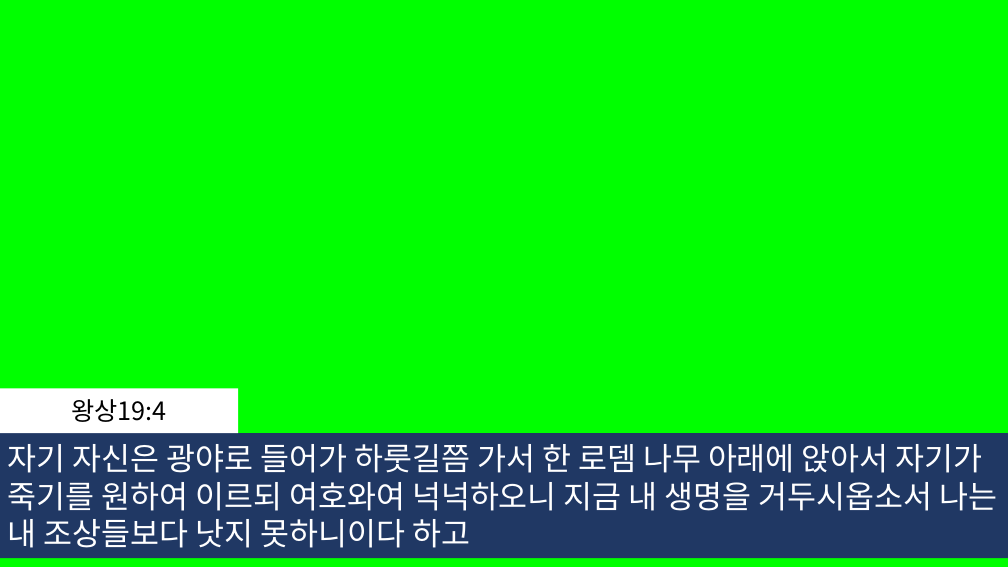
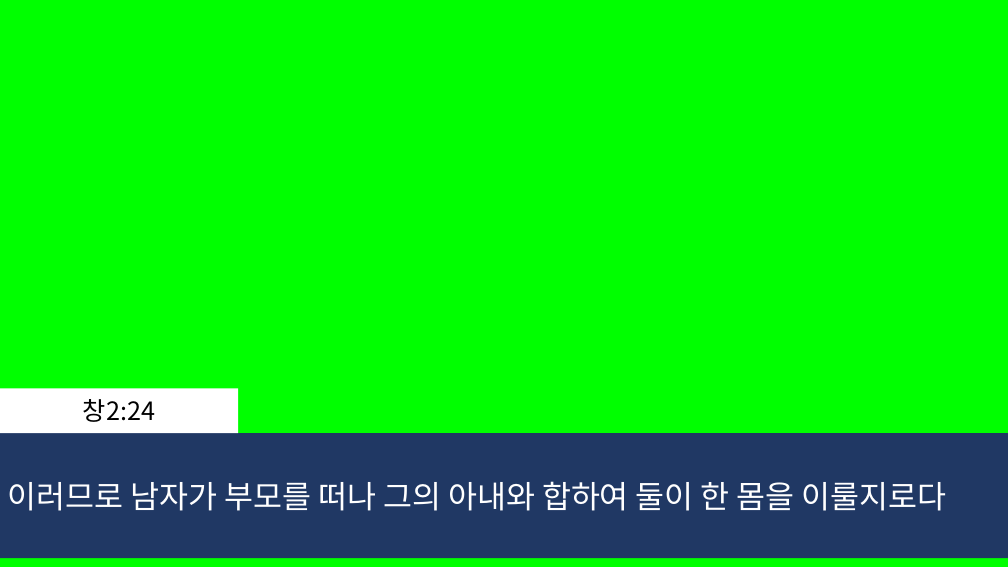
Before and after one commit to whizsavvy/evergreen_church, a slide deck: slide 98 of 2026-03-14_늘푸른교회_.pptx (slide 110 before the commit). Drawn at 1008x567 pixels with LibreOffice and Linux fonts; fonts in the diff are those of the drawing. Boxes give left, top, right and bottom in pixels: in the first picture for what was removed or moved away, otherwise in the second. Text is boxed around its words. In the diff, an @@ line names an element or a change of style, - is before the commit and + after.

```diff
--- a/2026-03-14_늘푸른교회_.pptx
+++ b/2026-03-14_늘푸른교회_.pptx
@@ text in rectangle at (83,399,155,422): text changed @@
-왕상19:4
+창2:24
@@ text in rectangle at (7,481,947,511): text changed @@
-자기 자신은 광야로 들어가 하룻길쯤 가서 한 로뎀 나무 아래에 앉아서 자기가
-죽기를 원하여 이르되 여호와여 넉넉하오니 지금 내 생명을 거두시옵소서 나는
-내 조상들보다 낫지 못하니이다 하고
+이러므로 남자가 부모를 떠나 그의 아내와 합하여 둘이 한 몸을 이룰지로다
```
Also in this commit, not shown: 13 other slides changed, 9 slides added, 7 slides removed.
